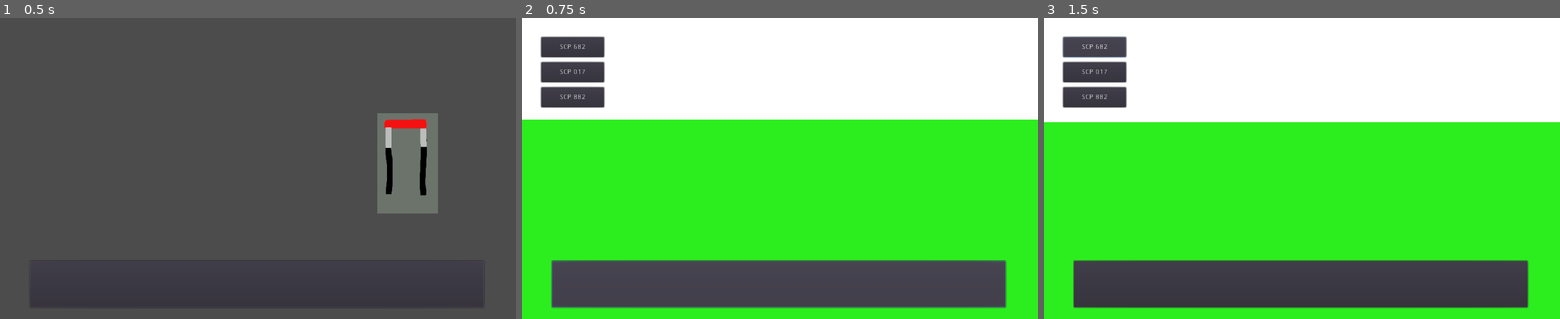
Above: before the commit, frames 1-3 (left to right).
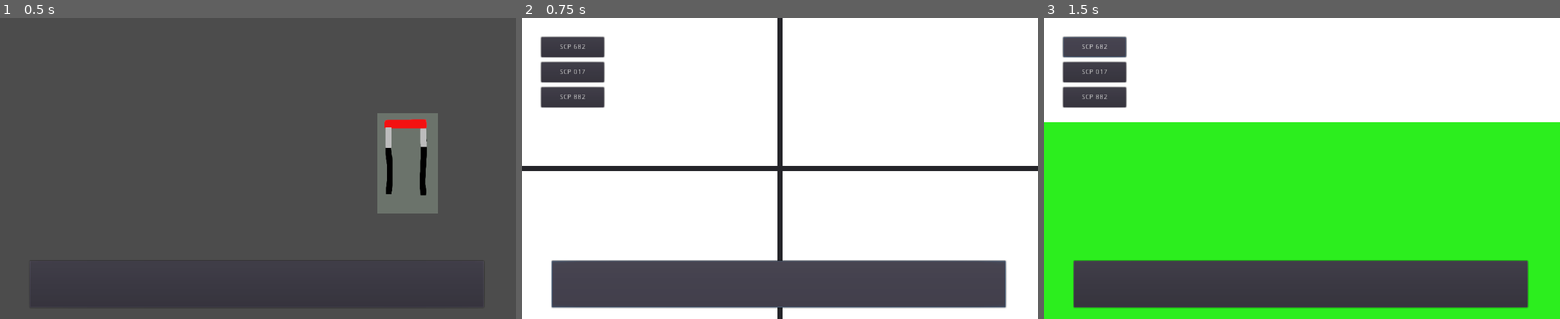
Above: after the commit, the same moments.

Repository: NSCarter/Five-Nights-At-The-Foundation
Game: Godot game, scene res://Scenes/Controls.tscn
Two runs of this game, one before a commit and one after it. Both use one fixed random seed, a clock stepped at 60 frames per second and the inputs below.
Inputs (mouse positions are in pixels of both pictures, inside the frame that each line leads up to):
- Up to frame 1 (0.5 s): no input
- Up to frame 2 (0.75 s): click (780, 282) at 0.5 s
- Up to frame 3 (1.5 s): click "SCP 682" at 1.25 s

Frame 1 is identical in both runs. In frame 2, 53% of the frame differs, in the area x 0-100%, y 0-100%; in frame 3, nothing differs.

Commit message:
Lights randomly turn off

Diff:
--- a/Scenes/SCP 017.tscn
+++ b/Scenes/SCP 017.tscn
@@ -1,8 +1,10 @@
-[gd_scene load_steps=2 format=2]
+[gd_scene load_steps=3 format=2]
 
 [ext_resource path="res://Assests/Images/SCP 017/LightOn.png" type="Texture" id=1]
+[ext_resource path="res://Scripts/SCP 017.gd" type="Script" id=2]
 
 [node name="SCP 017" type="Node2D"]
+script = ExtResource( 2 )
 
 [node name="Light 1" type="TextureRect" parent="."]
 margin_right = 512.0
--- a/Scripts/ConstantFunctions.gd
+++ b/Scripts/ConstantFunctions.gd
@@ -1,9 +1,18 @@
 extends Node
 
+var rng = RandomNumberGenerator.new()
+
 var acid_min_line = 518
+
+func _ready():
+	rng.randomize()
 
 func _process(delta):
 	Stats.acid_pos += 0.099
 
 	if (Stats.acid_pos > acid_min_line):
 		print("You lose :(")
+
+	for i in range(Stats.light_status.size()):
+		if (rng.randi_range(0, 5000) == 1):
+			Stats.light_status[i] = false
--- /dev/null
+++ b/Scripts/SCP 017.gd
@@ -0,0 +1,9 @@
+extends Node2D
+
+func _ready():
+	for i in range(Stats.light_status.size()):
+		var light = get_child(i) as TextureRect
+		if Stats.light_status[i] == true:
+			light.texture = load("res://Assests/Images/SCP 017/LightOn.png")
+		else:
+			light.texture = load("res://Assests/Images/SCP 017/LightOff.png")
--- a/Scripts/Stats.gd
+++ b/Scripts/Stats.gd
@@ -2,8 +2,10 @@
 
 var night_started = false
 
-var selected_cam = "SCP 682"
+var selected_cam = "SCP 017"
 
 var cameras = ["SCP 682", "SCP 017", "SCP 882"]
 
 var acid_pos = 200
+
+var light_status = [true, true, true, true]
